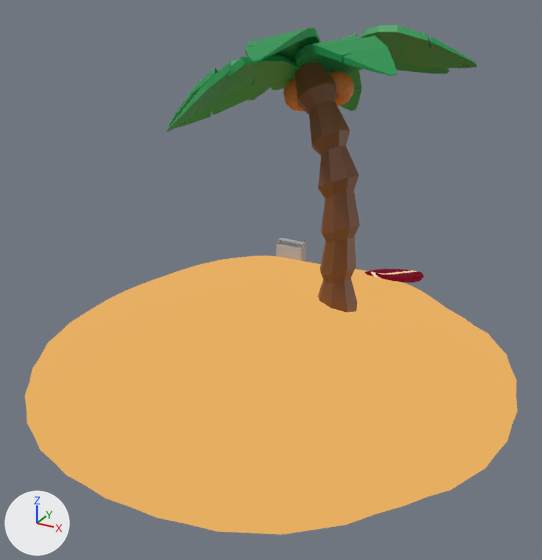
What one commit did to the glTF model public/models/island.glb.
One viewpoint serves both versions: a 50 mm lens placed at (2.08, -3.84, 2.51), pointed at (-0.01, -0.04, 0.61). The lights are fixed; the arrows at lower left show +X, +Y and +Z. Where no turn or scale is listed for an object, it has been applied to the vertices.

Before the edit, the objects in view are built like this:
```python
ob_island = bpy.data.objects.new('Island', me_cone_001)
ob_island.location = (-0.06, 0.04, -0.046)
ob_palmtree = bpy.data.objects.new('PalmTree', me_cylinder)
ob_palmtree.location = (0.341, 0.149, 0.513)
ob_surfboard = bpy.data.objects.new('Surfboard', me_plane_001)
ob_surfboard.location = (0.348, 1.837, 0.049)
```
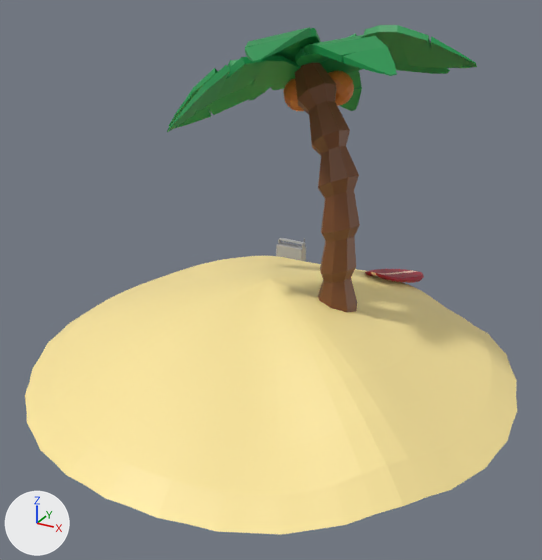
Pixel boxes [x1, y1, x2, y2] of what changed, in the pictures (542 x 560 px):
'Island', recoloured, surface changed (orange to beige)
    both: [25, 256, 517, 535]
'Surfboard', recoloured, surface changed
    both: [365, 269, 424, 283]

The change, as a list of edits to the scene's bpy script:
```text
Change mat_sand:
    mat_sand.metallic: 1.0 -> 0.0
    mat_sand.base_color: (0.0, 0.0, 0.0) -> (1.0, 0.817, 0.346)  # black #000000 -> yellow #ffe99f
    remove mat_sand.emission_color = (0.791, 0.423, 0.12)  # orange #e6ae61
    remove mat_sand.emission_strength = 1.0
Change mat_material:
    remove mat_material.emission_color = (0.956, 0.624, 0.418)  # beige #facfad
    remove mat_material.emission_strength = 1.0
Change mat_material_005:
    mat_material_005.metallic: 1.0 -> 0.0
    mat_material_005.roughness: 1.0 -> 0.5
    remove mat_material_005.emission_color = (0.159, 0.00135, 0.0127)  # dark red #6f041e
    remove mat_material_005.emission_strength = 1.0
    mat_material_005.base_color: (0.0, 0.0, 0.0) -> (0.383, 0.0, 0.0236)  # black #000000 -> pink #a6002a
```
